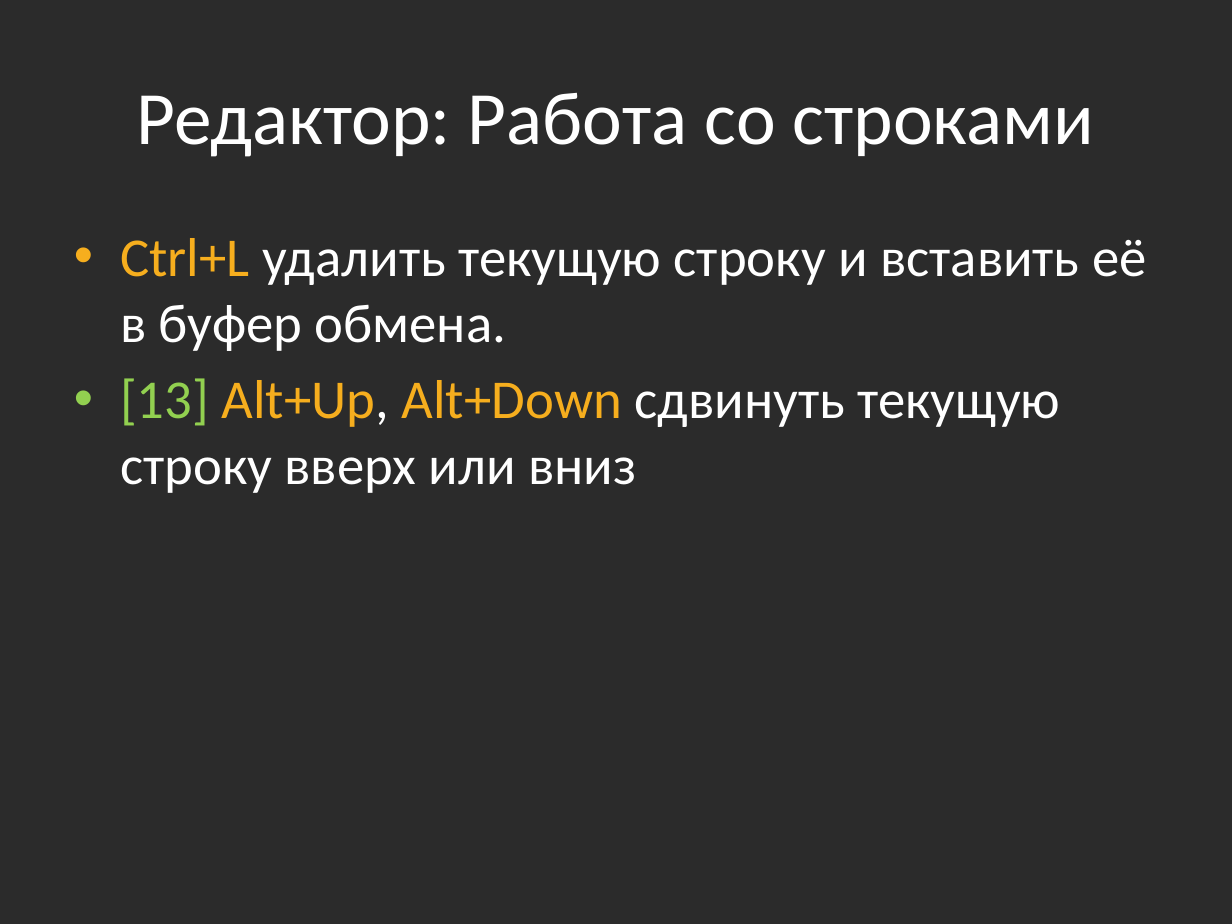
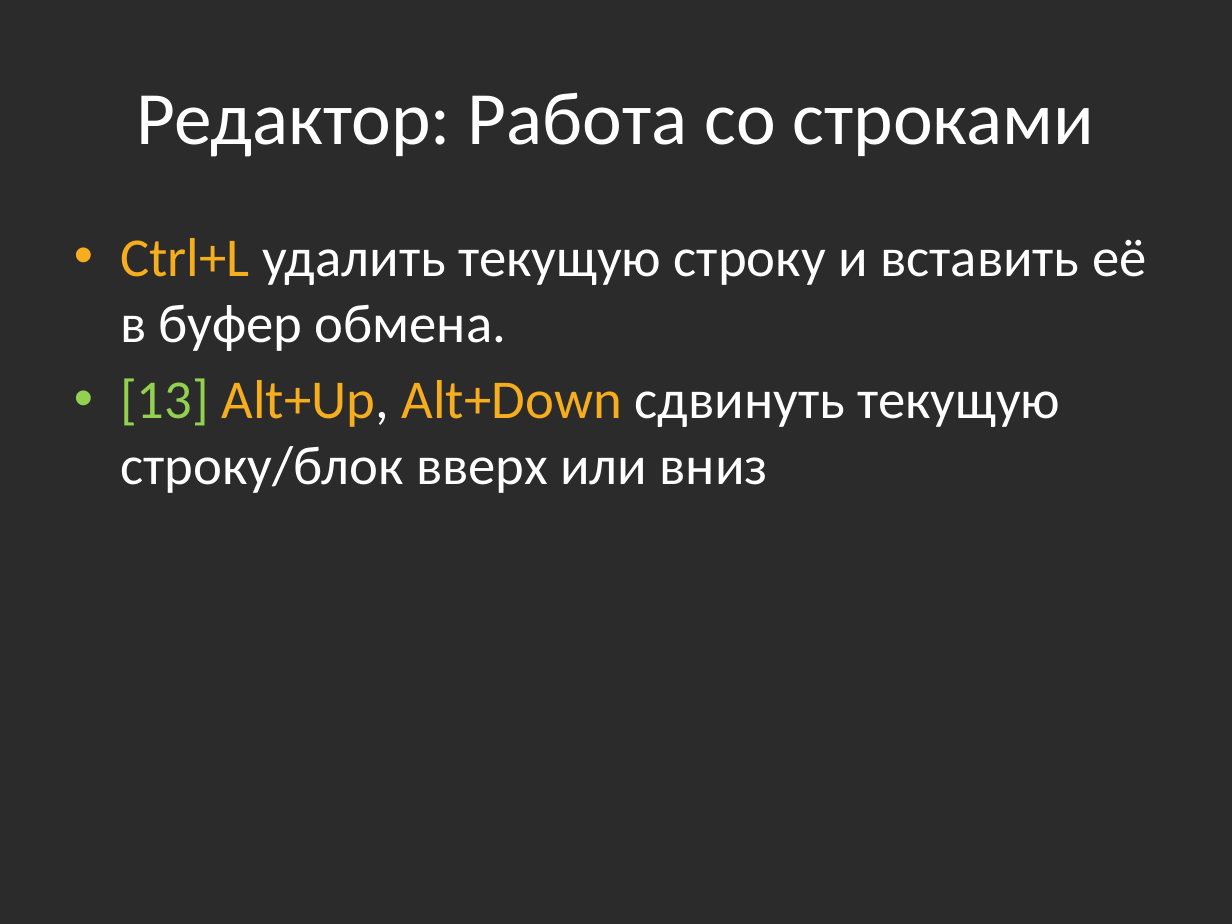
Before and after one commit to bazile/Training, a slide deck: slide 22 of Presentation/tools-visual-studio.pptx. Drawn at 1232x924 pixels with LibreOffice and Linux fonts; fonts in the diff are those of the drawing; background and template pictures are left out; a plain dark background stands for a picture behind light text. Boxes give left, top, right and bottom in pixels: in the first picture for what was removed or moved away, otherwise in the second. Text is boxed around its words. In the diff, an @@ line names an element or a change of style, - is before the commit and + after.

```diff
--- a/Presentation/tools-visual-studio.pptx
+++ b/Presentation/tools-visual-studio.pptx
@@ text at [120, 378, 1060, 493]: text changed @@
-• [13] Alt+Up, Alt+Down сдвинуть текущую строку вверх или вниз
+• [13] Alt+Up, Alt+Down сдвинуть текущую строку/блок вверх или вниз
```
Also in this commit, not shown: 1 slide added.
